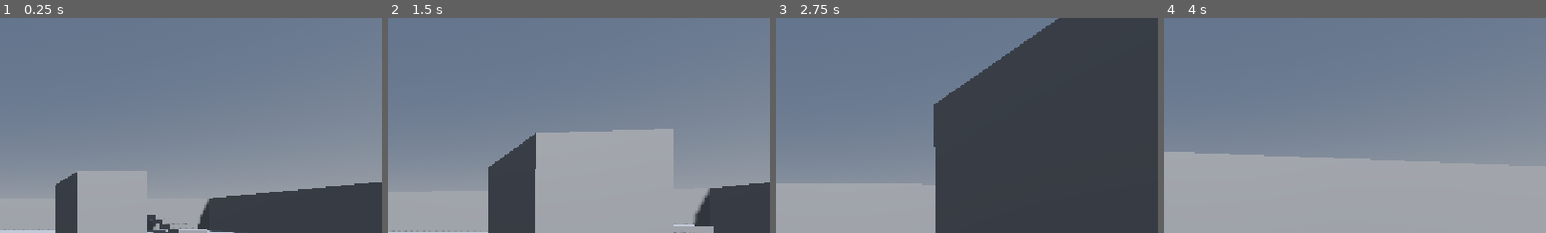
Above: before the commit, frames 1-4 (left to right).
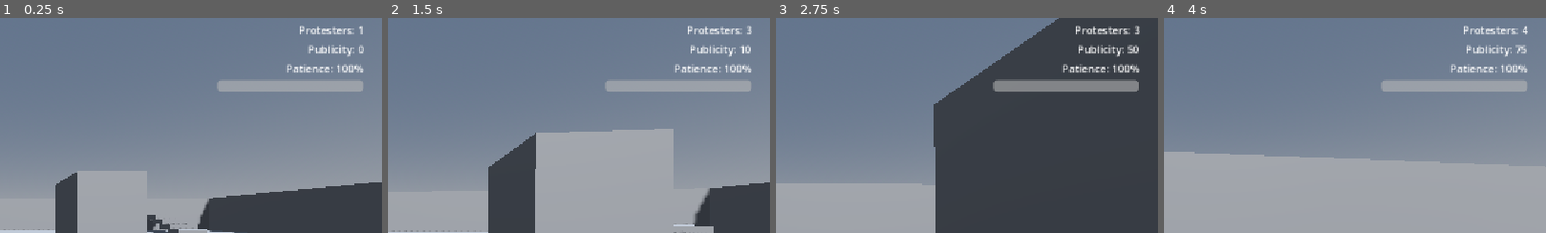
Above: after the commit, the same moments.

Repository: IsmailOuazzani/les-tenebres
Game: Godot game, scene res://scenes/test_map.tscn
The game is run twice, just before and just after one commit, with the same random seed, the same clock (stepped at 60 frames per second) and the same inputs.
Inputs (mouse positions are % of the whole screen's width and height, from its top left):
- Up to frame 1 (0.25 s): no input
- Up to frame 2 (1.5 s): tap Enter at 0.5 s; move the mouse to (55, 50) at 0.52 s; hold W (move_forward) from 0.53 s (still down); tap P at 0.6 s; tap Space (jump) at 0.77 s; tap O at 0.8, 1.35 s; move the mouse to (45, 50) at 1.27 s
- Up to frame 3 (2.75 s): keep holding W (move_forward); tap Space (jump) at 1.52 s; tap I at 1.55, 2.1 s; move the mouse to (52, 48) at 2.02 s; tap P at 2.3 s
- Up to frame 4 (4 s): keep holding W (move_forward); move the mouse to (49, 52) at 2.77 s; tap Shift (sprint) at 2.85 s; tap Space (jump) at 3.02, 3.77 s; tap O at 3.05 s; move the mouse to (57, 51) at 3.52 s; tap P at 3.6 s; tap I at 3.8 s
The pictures show only the part of the screen within x 50-100%, y 3-53%; the shares and areas given below are measured in that part.

The runs differ from the first frame. In frame 1, 2.9% of the frame differs, in the area x 56-96%, y 3-35%; in frame 2, 2.9%; in frame 3, 3.4%; in frame 4, 2.9%.

Commit message:
Add publicity/patience/crowd meta-systems with HUD and game-over screen
Implements a GameState autoload (crowd_count, publicity, patience with
stub time-based drain, peak/total stats, session duration, game_over
signal) per vision.md's Publicity/Recruitment and Protester Patience
sections. Adds a live HUD and a game-over screen (random humorous
reason + stats + restart) instanced into test_map.tscn, plus temporary
P/O/I debug keybinds in test_map.gd to exercise the whole flow before
real recruit/disruption gameplay exists. Notes and full API reference
in agents/publicity-patience-notes.md.

Co-Authored-By: Claude Sonnet 5 <noreply@anthropic.com>

Diff:
--- a/project.godot
+++ b/project.godot
@@ -14,6 +14,10 @@
 run/main_scene="res://scenes/test_map.tscn"
 config/features=PackedStringArray("4.7", "Forward Plus")
 config/icon="res://icon.svg"
+
+[autoload]
+
+GameState="*res://scripts/game_state.gd"
 
 [display]
 
--- /dev/null
+++ b/scenes/game_over.tscn
@@ -0,0 +1,63 @@
+[gd_scene load_steps=2 format=3 uid="uid://cgameover001"]
+
+[ext_resource type="Script" path="res://scripts/game_over.gd" id="1_script"]
+
+[node name="GameOver" type="CanvasLayer"]
+process_mode = 3
+script = ExtResource("1_script")
+
+[node name="Backdrop" type="ColorRect" parent="."]
+process_mode = 3
+layout_mode = 3
+anchors_preset = 15
+anchor_right = 1.0
+anchor_bottom = 1.0
+color = Color(0, 0, 0, 0.75)
+
+[node name="Center" type="CenterContainer" parent="Backdrop"]
+layout_mode = 1
+anchors_preset = 15
+anchor_right = 1.0
+anchor_bottom = 1.0
+
+[node name="Panel" type="PanelContainer" parent="Backdrop/Center"]
+layout_mode = 2
+custom_minimum_size = Vector2(420, 0)
+
+[node name="Margin" type="MarginContainer" parent="Backdrop/Center/Panel"]
+layout_mode = 2
+theme_override_constants/margin_left = 24
+theme_override_constants/margin_top = 24
+theme_override_constants/margin_right = 24
+theme_override_constants/margin_bottom = 24
+
+[node name="VBox" type="VBoxContainer" parent="Backdrop/Center/Panel/Margin"]
+layout_mode = 2
+theme_override_constants/separation = 12
+
+[node name="TitleLabel" type="Label" parent="Backdrop/Center/Panel/Margin/VBox"]
+layout_mode = 2
+text = "THE PROTEST HAS DISPERSED"
+horizontal_alignment = 1
+theme_override_font_sizes/font_size = 24
+
+[node name="ReasonLabel" type="Label" parent="Backdrop/Center/Panel/Margin/VBox"]
+unique_name_in_owner = true
+layout_mode = 2
+text = "Everyone went home for lunch."
+horizontal_alignment = 1
+autowrap_mode = 2
+
+[node name="StatsLabel" type="Label" parent="Backdrop/Center/Panel/Margin/VBox"]
+unique_name_in_owner = true
+layout_mode = 2
+text = "Peak protesters: 0
+Total disruptions: 0
+Protest duration: 0:00
+Total publicity generated: 0"
+horizontal_alignment = 1
+
+[node name="RestartButton" type="Button" parent="Backdrop/Center/Panel/Margin/VBox"]
+unique_name_in_owner = true
+layout_mode = 2
+text = "Restart"
--- /dev/null
+++ b/scenes/hud.tscn
@@ -0,0 +1,60 @@
+[gd_scene load_steps=2 format=3 uid="uid://chudmeta001"]
+
+[ext_resource type="Script" path="res://scripts/hud.gd" id="1_script"]
+
+[node name="HUD" type="CanvasLayer"]
+script = ExtResource("1_script")
+
+[node name="Root" type="Control" parent="."]
+layout_mode = 3
+anchors_preset = 15
+anchor_right = 1.0
+anchor_bottom = 1.0
+mouse_filter = 2
+
+[node name="Margin" type="MarginContainer" parent="Root"]
+layout_mode = 1
+anchors_preset = 1
+anchor_left = 1.0
+anchor_right = 1.0
+offset_left = -260.0
+offset_top = 16.0
+offset_right = -16.0
+offset_bottom = 120.0
+mouse_filter = 2
+theme_override_constants/margin_left = 12
+theme_override_constants/margin_top = 12
+theme_override_constants/margin_right = 12
+theme_override_constants/margin_bottom = 12
+
+[node name="VBox" type="VBoxContainer" parent="Root/Margin"]
+layout_mode = 2
+mouse_filter = 2
+theme_override_constants/separation = 6
+
+[node name="CrowdLabel" type="Label" parent="Root/Margin/VBox"]
+unique_name_in_owner = true
+layout_mode = 2
+text = "Protesters: 1"
+horizontal_alignment = 2
+
+[node name="PublicityLabel" type="Label" parent="Root/Margin/VBox"]
+unique_name_in_owner = true
+layout_mode = 2
+text = "Publicity: 0"
+horizontal_alignment = 2
+
+[node name="PatienceLabel" type="Label" parent="Root/Margin/VBox"]
+unique_name_in_owner = true
+layout_mode = 2
+text = "Patience: 100%"
+horizontal_alignment = 2
+
+[node name="PatienceBar" type="ProgressBar" parent="Root/Margin/VBox"]
+unique_name_in_owner = true
+layout_mode = 2
+custom_minimum_size = Vector2(0, 18)
+min_value = 0.0
+max_value = 100.0
+value = 100.0
+show_percentage = false
--- a/scenes/test_map.gd
+++ b/scenes/test_map.gd
@@ -15,3 +15,17 @@
 	if event is InputEventMouseButton and event.pressed:
 		if Input.get_mouse_mode() != Input.MOUSE_MODE_CAPTURED:
 			Input.set_mouse_mode(Input.MOUSE_MODE_CAPTURED)
+
+	# --- TEMPORARY DEBUG HOOKS ---
+	# No real recruit/disruption gameplay exists yet (separate parallel
+	# workstreams). These keys let the HUD/game-over flow be exercised
+	# end-to-end by hand. Remove once real recruit-on-click and
+	# disruption-on-mob-action systems call GameState directly.
+	if event is InputEventKey and event.pressed and not event.echo:
+		match event.keycode:
+			KEY_P:
+				GameState.add_publicity(10.0)
+			KEY_O:
+				GameState.recruit_npc()
+			KEY_I:
+				GameState.record_disruption()
--- a/scenes/test_map.tscn
+++ b/scenes/test_map.tscn
@@ -1,7 +1,9 @@
-[gd_scene load_steps=8 format=3 uid="uid://ctestmap001"]
+[gd_scene load_steps=10 format=3 uid="uid://ctestmap001"]
 
 [ext_resource type="Script" path="res://scenes/test_map.gd" id="1_script"]
 [ext_resource type="PackedScene" path="res://addons/fps_controller/Player.tscn" id="2_player"]
+[ext_resource type="PackedScene" path="res://scenes/hud.tscn" id="3_hud"]
+[ext_resource type="PackedScene" path="res://scenes/game_over.tscn" id="4_game_over"]
 
 [sub_resource type="ProceduralSkyMaterial" id="ProceduralSkyMaterial_1"]
 
@@ -104,3 +106,7 @@
 
 [node name="Player" parent="." instance=ExtResource("2_player")]
 transform = Transform3D(1, 0, 0, 0, 1, 0, 0, 0, 1, 0, 1, 10)
+
+[node name="HUD" parent="." instance=ExtResource("3_hud")]
+
+[node name="GameOver" parent="." instance=ExtResource("4_game_over")]
--- /dev/null
+++ b/scripts/game_over.gd
@@ -0,0 +1,65 @@
+extends CanvasLayer
+
+## Game-over screen. Triggered by GameState.game_over; displays end-of-run
+## stats plus a randomized humorous reason (placeholder per vision.md).
+## See agents/publicity-patience-notes.md.
+
+## Placeholder "humorous reason" list. Real version should eventually pick a
+## reason tied to what actually happened in the run (e.g. mob got separated,
+## repeated failed disruptions) once that gameplay exists; for now it's just
+## flavor text chosen at random.
+const HUMOROUS_REASONS: Array[String] = [
+	"Everyone went home for lunch.",
+	"The mob got distracted by a mime.",
+	"Someone mentioned the metro was about to close.",
+	"A food truck selling crepes showed up three streets over.",
+	"The protest chant turned into an argument about chant lyrics.",
+	"It started drizzling and nobody brought an umbrella.",
+	"The police handed out free croissants as a de-escalation tactic.",
+	"Everyone remembered they had somewhere else to be.",
+	"A pigeon landed on the megaphone and nobody knew what to do.",
+	"The crowd got rickrolled by a nearby street performer.",
+]
+
+@onready var _reason_label: Label = %ReasonLabel
+@onready var _stats_label: Label = %StatsLabel
+@onready var _restart_button: Button = %RestartButton
+
+
+func _ready() -> void:
+	visible = false
+	GameState.game_over.connect(_on_game_over)
+	_restart_button.pressed.connect(_on_restart_pressed)
+
+
+func _on_game_over() -> void:
+	_populate_stats()
+	visible = true
+	Input.set_mouse_mode(Input.MOUSE_MODE_VISIBLE)
+	get_tree().paused = true
+
+
+func _populate_stats() -> void:
+	var duration_sec: float = GameState.get_session_duration()
+	var minutes: int = int(duration_sec) / 60
+	var seconds: int = int(duration_sec) % 60
+
+	_stats_label.text = (
+		"Peak protesters: %d\n"
+		+ "Total disruptions: %d\n"
+		+ "Protest duration: %d:%02d\n"
+		+ "Total publicity generated: %d"
+	) % [
+		GameState.peak_crowd_count,
+		GameState.total_disruptions,
+		minutes,
+		seconds,
+		round(GameState.total_publicity_generated),
+	]
+
+	_reason_label.text = HUMOROUS_REASONS[randi() % HUMOROUS_REASONS.size()]
+
+
+func _on_restart_pressed() -> void:
+	get_tree().paused = false
+	get_tree().reload_current_scene()
--- /dev/null
+++ b/scripts/game_state.gd
@@ -0,0 +1,110 @@
+extends Node
+
+## GameState: global meta-systems singleton (publicity, patience, crowd count).
+##
+## Registered as the `GameState` autoload (see project.godot [autoload]).
+## See agents/publicity-patience-notes.md for the full API reference,
+## the temporary debug keybinds, and what here is a stub vs. real.
+
+signal game_over
+signal publicity_changed(new_value: float)
+signal patience_changed(new_value: float)
+signal crowd_count_changed(new_value: int)
+signal disruption_recorded(total: int)
+
+const PATIENCE_MAX: float = 100.0
+
+## Stub drain rate: patience lost per second when nothing interesting happens.
+## Per vision.md: "decreases when nothing interesting happens for too long."
+## Real implementation will likely pause/scale this based on actual activity
+## (recent recruits, disruptions, crowd separation) once that gameplay exists.
+const PATIENCE_DRAIN_PER_SECOND: float = 0.5
+
+const RECRUIT_PATIENCE_BONUS: float = 2.0
+const DISRUPTION_PUBLICITY_BASE: float = 15.0
+
+var crowd_count: int = 1
+var publicity: float = 0.0
+var patience: float = PATIENCE_MAX
+
+var peak_crowd_count: int = 1
+var total_disruptions: int = 0
+var total_publicity_generated: float = 0.0
+
+var _session_start_msec: int = 0
+var _game_over_fired: bool = false
+
+
+func _ready() -> void:
+	_session_start_msec = Time.get_ticks_msec()
+
+
+func _process(delta: float) -> void:
+	if _game_over_fired:
+		return
+	_drain_patience(PATIENCE_DRAIN_PER_SECOND * delta)
+
+
+## Elapsed time since the session started, in seconds.
+func get_session_duration() -> float:
+	return (Time.get_ticks_msec() - _session_start_msec) / 1000.0
+
+
+func add_publicity(amount: float) -> void:
+	if amount == 0.0:
+		return
+	publicity = max(0.0, publicity + amount)
+	total_publicity_generated += max(0.0, amount)
+	publicity_changed.emit(publicity)
+
+
+func recruit_npc() -> void:
+	crowd_count += 1
+	peak_crowd_count = max(peak_crowd_count, crowd_count)
+	crowd_count_changed.emit(crowd_count)
+	_add_patience(RECRUIT_PATIENCE_BONUS)
+
+
+## Records a successful disruption: bumps the disruption counter and
+## generates publicity. `magnitude` is a stub scalar (1.0 = normal-sized
+## disruption) for when bigger/more ridiculous disruptions should generate
+## proportionally more publicity, per vision.md.
+func record_disruption(magnitude: float = 1.0) -> void:
+	total_disruptions += 1
+	disruption_recorded.emit(total_disruptions)
+	add_publicity(DISRUPTION_PUBLICITY_BASE * magnitude)
+	_add_patience(5.0)
+
+
+func _add_patience(amount: float) -> void:
+	_drain_patience(-amount)
+
+
+## Shared implementation for raising/lowering patience, clamped to
+## [0, PATIENCE_MAX]. Positive `amount` drains, negative `amount` restores.
+func _drain_patience(amount: float) -> void:
+	if _game_over_fired:
+		return
+	patience = clamp(patience - amount, 0.0, PATIENCE_MAX)
+	patience_changed.emit(patience)
+	if patience <= 0.0:
+		_game_over_fired = true
+		game_over.emit()
+
+
+## Resets all state. Not currently wired to anything except a manual restart
+## flow (e.g. reloading the main scene recreates the autoload automatically,
+## so this is mostly here for completeness / future use, e.g. a "play again
+## without reload" button).
+func reset() -> void:
+	crowd_count = 1
+	publicity = 0.0
+	patience = PATIENCE_MAX
+	peak_crowd_count = 1
+	total_disruptions = 0
+	total_publicity_generated = 0.0
+	_session_start_msec = Time.get_ticks_msec()
+	_game_over_fired = false
+	crowd_count_changed.emit(crowd_count)
+	publicity_changed.emit(publicity)
+	patience_changed.emit(patience)
--- /dev/null
+++ b/scripts/hud.gd
@@ -0,0 +1,32 @@
+extends CanvasLayer
+
+## Live HUD showing crowd count, publicity, and patience, driven entirely by
+## the GameState autoload. See agents/publicity-patience-notes.md.
+
+@onready var _crowd_label: Label = %CrowdLabel
+@onready var _publicity_label: Label = %PublicityLabel
+@onready var _patience_bar: ProgressBar = %PatienceBar
+@onready var _patience_label: Label = %PatienceLabel
+
+
+func _ready() -> void:
+	GameState.crowd_count_changed.connect(_on_crowd_count_changed)
+	GameState.publicity_changed.connect(_on_publicity_changed)
+	GameState.patience_changed.connect(_on_patience_changed)
+
+	_on_crowd_count_changed(GameState.crowd_count)
+	_on_publicity_changed(GameState.publicity)
+	_on_patience_changed(GameState.patience)
+
+
+func _on_crowd_count_changed(value: int) -> void:
+	_crowd_label.text = "Protesters: %d" % value
+
+
+func _on_publicity_changed(value: float) -> void:
+	_publicity_label.text = "Publicity: %d" % round(value)
+
+
+func _on_patience_changed(value: float) -> void:
+	_patience_bar.value = value
+	_patience_label.text = "Patience: %d%%" % round(value)
Not shown, added: scripts/game_over.gd.uid
Not shown, added: scripts/game_state.gd.uid
Not shown, added: scripts/hud.gd.uid
Not shown, added: agents/publicity-patience-notes.md
